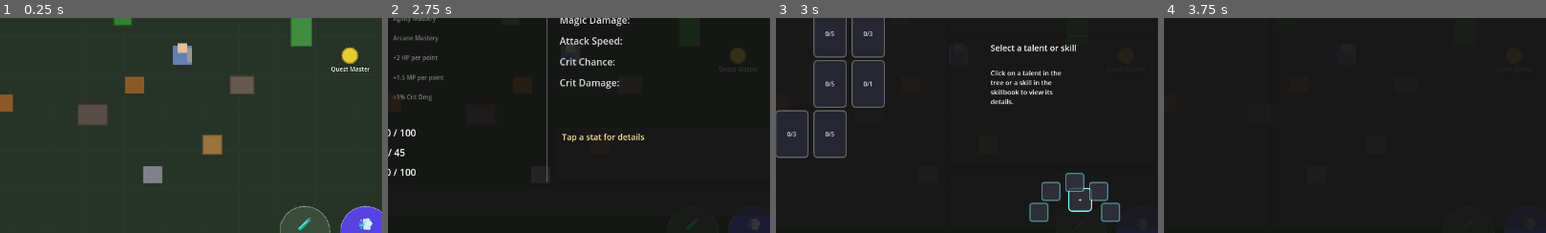
Above: before the commit, frames 1-4 (left to right).
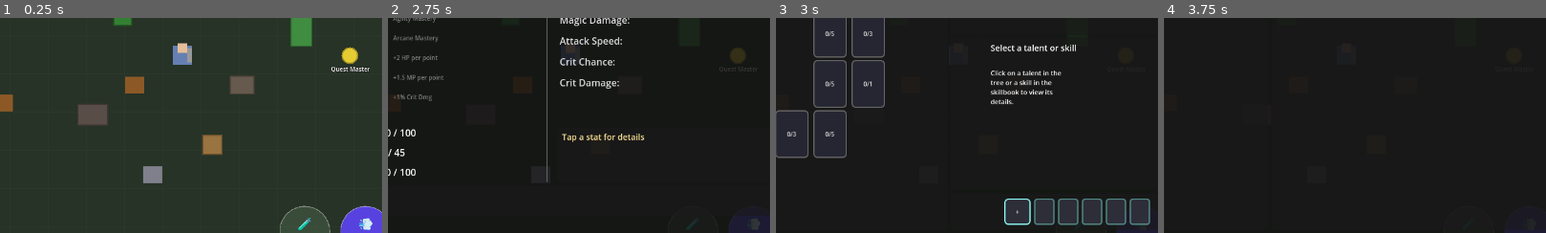
Above: after the commit, the same moments.

Repository: MatousHruska/MobileTestia
Game: Godot game, scene res://scenes/world/test_zone.tscn
Same seed, same stepped clock (60 frames per second), same inputs: the game is played once before the commit and once after it.
Inputs:
- Up to frame 1 (0.25 s): no input
- Up to frame 2 (2.75 s): click "☰" at 0.5 s; click "Inventory" at 1.25 s; click "Stats" at 2 s
- Up to frame 3 (3 s): click "Skills" at 2.75 s
- Up to frame 4 (3.75 s): click "Quests" at 3.5 s
The pictures show only the part of the screen within x 26-76%, y 41-91%; the shares and areas given below are measured in that part.

Frames 1-2 are identical in both runs. In frame 3, 4.7% of the frame differs, in the area x 59-98%, y 72-97%; in frame 4, nothing differs.

Commit message:
Simplify Skill Bind UI to horizontal row layout

Diff:
--- a/scripts/ui/menu/skills_panel.gd
+++ b/scripts/ui/menu/skills_panel.gd
@@ -282,43 +282,36 @@
 
 func _build_skill_bind_ui() -> void:
 	_bind_panel = PanelContainer.new()
-	_bind_panel.custom_minimum_size = Vector2(0, 100)
+	_bind_panel.custom_minimum_size = Vector2(0, 60)
 	_right_panel.add_child(_bind_panel)
 
-	var bind_center := CenterContainer.new()
-	bind_center.size_flags_horizontal = Control.SIZE_EXPAND_FILL
-	bind_center.size_flags_vertical = Control.SIZE_EXPAND_FILL
-	_bind_panel.add_child(bind_center)
-
-	# Create the circular layout
-	var bind_container := Control.new()
-	bind_container.custom_minimum_size = Vector2(180, 90)
-	bind_center.add_child(bind_container)
-
-	# Main slot (center, larger)
+	var margin := MarginContainer.new()
+	margin.add_theme_constant_override("margin_left", 8)
+	margin.add_theme_constant_override("margin_right", 8)
+	margin.add_theme_constant_override("margin_top", 8)
+	margin.add_theme_constant_override("margin_bottom", 8)
+	_bind_panel.add_child(margin)
+
+	# Simple horizontal row
+	var row := HBoxContainer.new()
+	row.add_theme_constant_override("separation", 6)
+	row.alignment = BoxContainer.ALIGNMENT_CENTER
+	margin.add_child(row)
+
+	# Main slot (attack button, first and bigger)
 	_bind_main_slot = _create_bind_slot(0, true)
-	_bind_main_slot.position = Vector2(75, 25)
-	bind_container.add_child(_bind_main_slot)
-
-	# Secondary slots in arc around main
-	var slot_positions: Array[Vector2] = [
-		Vector2(10, 50),   # Slot 1 (bottom-left)
-		Vector2(30, 15),   # Slot 2 (top-left)
-		Vector2(70, 0),    # Slot 3 (top-center)
-		Vector2(110, 15),  # Slot 4 (top-right)
-		Vector2(130, 50),  # Slot 5 (bottom-right)
-	]
-
+	row.add_child(_bind_main_slot)
+
+	# Secondary slots in a row to the right
 	for i in range(5):
 		var slot := _create_bind_slot(i + 1, false)
-		slot.position = slot_positions[i]
-		bind_container.add_child(slot)
+		row.add_child(slot)
 		_bind_slots.append(slot)
 
 
 func _create_bind_slot(index: int, is_main: bool) -> Button:
 	var slot := Button.new()
-	slot.custom_minimum_size = Vector2(40, 40) if is_main else Vector2(32, 32)
+	slot.custom_minimum_size = Vector2(44, 44) if is_main else Vector2(34, 34)
 	slot.add_theme_font_size_override("font_size", 10)
 	slot.pressed.connect(_on_bind_slot_pressed.bind(index))
 
@@ -326,7 +319,7 @@
 	var stylebox := StyleBoxFlat.new()
 	stylebox.bg_color = Color(0.2, 0.2, 0.25, 0.8)
 	stylebox.border_color = COLOR_BINDING_AVAILABLE if is_main else Color(0.55, 1.0, 0.98, 0.7)
-	stylebox.set_border_width_all(2)
+	stylebox.set_border_width_all(2 if is_main else 1)
 	stylebox.set_corner_radius_all(6 if is_main else 4)
 	slot.add_theme_stylebox_override("normal", stylebox)
 
